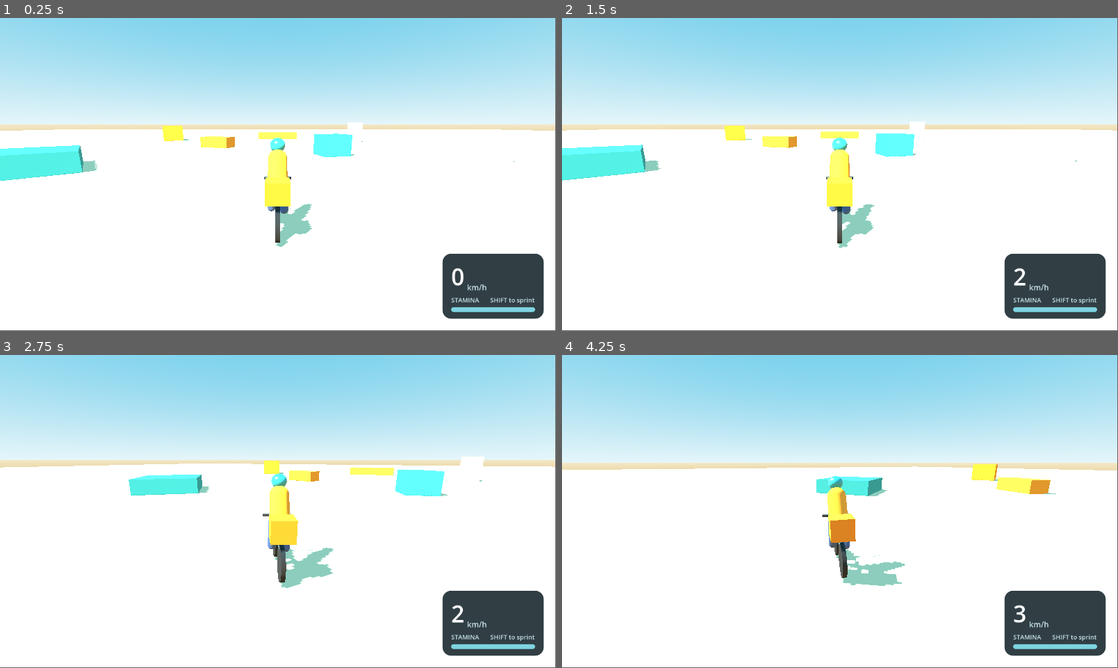
Above: before the commit, frames 1-4 (two rows, left to right).
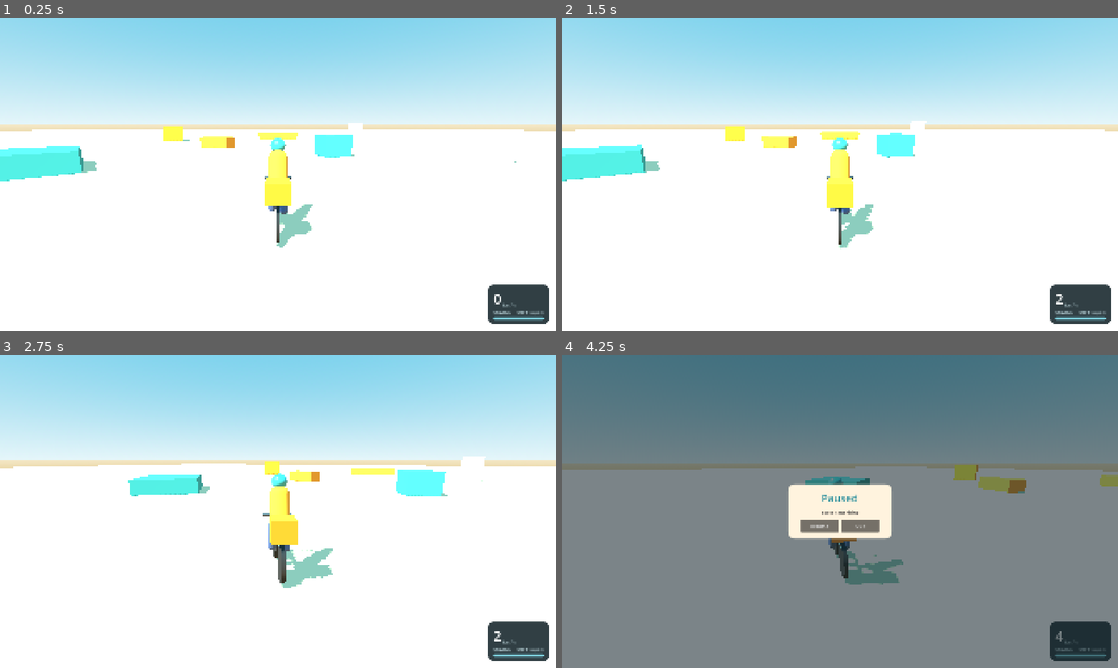
Above: after the commit, the same moments.

Repository: LouisRH47/five-stars-habibi
Game: Godot game, scene res://scenes/main.tscn
Two runs of this game, one before a commit and one after it. Both use one fixed random seed, a clock stepped at 60 frames per second and the inputs below.
Inputs:
- Up to frame 1 (0.25 s): no input
- Up to frame 2 (1.5 s): tap Enter at 0.5 s; hold D (steer_right) 0.53-1.28 s; hold Shift (sprint) 0.53-1.28 s; tap R (reset_bike, bound only after the commit) at 1.25 s; hold S (move_back) from 1.28 s (still down); tap Shift (sprint) at 1.35 s
- Up to frame 3 (2.75 s): release S (move_back) at 2.03 s; hold D (steer_right) from 2.03 s (still down); hold Shift (sprint) from 2.03 s (still down)
- Up to frame 4 (4.25 s): release D (steer_right) at 2.78 s; release Shift (sprint) at 2.78 s; hold W (move_forward) 2.78-3.53 s; tap Shift (sprint) at 2.85 s; hold A (steer_left) from 3.53 s (still down); hold Shift (sprint) from 3.53 s (still down); tap Escape (pause, bound only after the commit) at 4.15 s
In our replay, the window is 799x449 before the commit and 800x450 after it. These sizes can differ from the game's own. Grey fills any space a smaller window leaves; there, only what the larger window draws over its background counts as a difference.

The runs differ from the first frame. In frame 1, 3.8% of the frame differs, in the area x 0-100%, y 0-98%; in frame 2, 3.9%; in frame 3, 3.9%; in frame 4, 99%, in the area x 0-100%, y 0-100%.

Commit message:
Review fixes: tighten PRD rules, reorder build plan, pause, reset and smoke test
PRD: one rating window, meter bands and time target, star formula,
Heat renamed Freshness, XP builds a Rider Level, acceptance rate rule,
first big crash free, insurance on by default, controls table, vision
sections marked NOT NOW.

Build plan: delivery loop before the map, map split into three
data-driven sessions, obstacles after meters, menu/saving and
sound/music split. 17 sessions.

Game: Esc pause menu, R reset, fall safety net, edge walls, base
screen size with scaling, spinning wheels, headless smoke test,
HUD script no longer attached twice.

Co-Authored-By: Claude Fable 5.1 <noreply@anthropic.com>
Claude-Session: https://claude.ai/code/session_01BcgRS9tqQmN5KjJ3CF3An5

Diff:
--- a/project.godot
+++ b/project.godot
@@ -13,6 +13,13 @@
 config/name="Five Stars Habibi"
 run/main_scene="res://scenes/main.tscn"
 config/features=PackedStringArray("4.7", "Forward Plus")
+
+[display]
+
+window/size/viewport_width=1920
+window/size/viewport_height=1080
+window/stretch/mode="canvas_items"
+window/stretch/aspect="expand"
 
 [input]
 
@@ -50,6 +57,16 @@
 "events": [Object(InputEventKey,"resource_local_to_scene":false,"resource_name":"","device":16,"window_id":0,"alt_press …(195 unchanged characters)…
 ]
 }
+pause={
+"deadzone": 0.2,
+"events": [Object(InputEventKey,"resource_local_to_scene":false,"resource_name":"","device":16,"window_id":0,"alt_pressed":false,"shift_pressed":false,"ctrl_pressed":false,"meta_pressed":false,"pressed":false,"keycode":0,"physical_keycode":4194305,"key_label":0,"unicode":0,"location":0,"echo":false,"script":null)
+]
+}
+reset_bike={
+"deadzone": 0.2,
+"events": [Object(InputEventKey,"resource_local_to_scene":false,"resource_name":"","device":16,"window_id":0,"alt_pressed":false,"shift_pressed":false,"ctrl_pressed":false,"meta_pressed":false,"pressed":false,"keycode":0,"physical_keycode":82,"key_label":0,"unicode":0,"location":0,"echo":false,"script":null)
+]
+}
 
 [physics]
 
--- a/scenes/main.tscn
+++ b/scenes/main.tscn
@@ -3,7 +3,7 @@
 [ext_resource type="Script" path="res://scripts/bike.gd" id="1_0wfyh"]
 [ext_resource type="Script" path="res://scripts/follow_camera.gd" id="2_sugp2"]
 [ext_resource type="PackedScene" path="res://ui/hud.tscn" id="3_jyhfs"]
-[ext_resource type="Script" path="res://scripts/hud.gd" id="4_tbgi4"]
+[ext_resource type="PackedScene" path="res://ui/pause_menu.tscn" id="4_pause"]
 
 [sub_resource type="ProceduralSkyMaterial" id="ProceduralSkyMaterial_jyhfs"]
 sky_top_color = Color(0.30980393, 0.6627451, 0.8392157, 1)
@@ -30,6 +30,12 @@
 material = SubResource("StandardMaterial3D_tipki")
 size = Vector3(200, 1, 200)
 
+[sub_resource type="BoxShape3D" id="BoxShape3D_edge_ns"]
+size = Vector3(204, 6, 2)
+
+[sub_resource type="BoxShape3D" id="BoxShape3D_edge_ew"]
+size = Vector3(2, 6, 204)
+
 [sub_resource type="BoxShape3D" id="BoxShape3D_choun"]
 size = Vector3(2, 1.5, 2)
 
@@ -202,6 +208,24 @@
 [node name="Mesh" type="MeshInstance3D" parent="Ground" unique_id=1460711159]
 mesh = SubResource("BoxMesh_85g3d")
 
+[node name="EdgeWalls" type="StaticBody3D" parent="." unique_id=1507244900]
+
+[node name="North" type="CollisionShape3D" parent="EdgeWalls" unique_id=1507244901]
+transform = Transform3D(1, 0, 0, 0, 1, 0, 0, 0, 1, 0, 3, -101)
+shape = SubResource("BoxShape3D_edge_ns")
+
+[node name="South" type="CollisionShape3D" parent="EdgeWalls" unique_id=1507244902]
+transform = Transform3D(1, 0, 0, 0, 1, 0, 0, 0, 1, 0, 3, 101)
+shape = SubResource("BoxShape3D_edge_ns")
+
+[node name="East" type="CollisionShape3D" parent="EdgeWalls" unique_id=1507244903]
+transform = Transform3D(1, 0, 0, 0, 1, 0, 0, 0, 1, 101, 3, 0)
+shape = SubResource("BoxShape3D_edge_ew")
+
+[node name="West" type="CollisionShape3D" parent="EdgeWalls" unique_id=1507244904]
+transform = Transform3D(1, 0, 0, 0, 1, 0, 0, 0, 1, -101, 3, 0)
+shape = SubResource("BoxShape3D_edge_ew")
+
 [node name="Boxes" type="Node3D" parent="." unique_id=1699862601]
 
 [node name="Box1" type="StaticBody3D" parent="Boxes" unique_id=2045494571]
@@ -327,6 +351,7 @@
 script = ExtResource("2_sugp2")
 target = NodePath("../Bike")
 
-[node name="HUD" type="CanvasLayer" parent="." unique_id=1036215161 node_paths=PackedStringArray("bike") instance=ExtResource("3_jyhfs")]
-script = ExtResource("4_tbgi4")
+[node name="HUD" parent="." unique_id=1036215161 node_paths=PackedStringArray("bike") instance=ExtResource("3_jyhfs")]
 bike = NodePath("../Bike")
+
+[node name="PauseMenu" parent="." unique_id=1507244800 instance=ExtResource("4_pause")]
--- a/scripts/bike.gd
+++ b/scripts/bike.gd
@@ -1,7 +1,7 @@
 extends CharacterBody3D
 ## The player's bicycle.
 ## W / Up arrow = pedal, S / Down arrow = brake (then roll backwards),
-## A / D or Left / Right = steer, Space = handbrake, Shift = sprint.
+## A / D or Left / Right = steer, Space = handbrake, Shift = sprint, R = back to start.
 ## Tuning numbers are in scripts/game_config.gd.
 
 ## Sent when the bike hits something. strength is 0 (tiny tap) to 1 (full-speed, head-on).
@@ -18,16 +18,37 @@
 
 var _steer := 0.0
 var _bump_cooldown := 0.0
+var _start_transform: Transform3D
 
 @onready var _model: Node3D = $Model
+@onready var _front_wheel: Node3D = $Model/FrontWheel
+@onready var _rear_wheel: Node3D = $Model/RearWheel
+
+
+func _ready() -> void:
+	# Remember where the bike started so R can put it back there.
+	_start_transform = global_transform
 
 
 func _physics_process(delta: float) -> void:
+	if Input.is_action_just_pressed("reset_bike"):
+		reset_to_start()
+		return
 	_update_stamina_and_speed(delta)
 	_update_steering(delta)
 	_move(delta)
 	_update_lean(delta)
+	_spin_wheels(delta)
 	_bump_cooldown = maxf(_bump_cooldown - delta, 0.0)
+
+
+## Puts the bike back where it started, standing still. Used by the R key
+## and when the bike falls off the world.
+func reset_to_start() -> void:
+	global_transform = _start_transform
+	velocity = Vector3.ZERO
+	speed = 0.0
+	_model.rotation.z = 0.0
 
 
 func _update_stamina_and_speed(delta: float) -> void:
@@ -95,6 +116,11 @@
 		velocity.y -= GameConfig.GRAVITY * delta
 	move_and_slide()
 
+	# Safety net: if the bike somehow falls off the world, put it back.
+	if global_position.y < GameConfig.WORLD_FALL_RESET_Y:
+		reset_to_start()
+		return
+
 	# Riding into a wall or box slows you down. Head-on hits slow you the most.
 	for i in get_slide_collision_count():
 		var normal := get_slide_collision(i).get_normal()
@@ -114,3 +140,11 @@
 	var target_lean := deg_to_rad(GameConfig.BIKE_LEAN_MAX_DEG) * _steer * speed_ratio
 	var follow := 1.0 - exp(-GameConfig.BIKE_LEAN_SMOOTHING * delta)
 	_model.rotation.z = lerpf(_model.rotation.z, target_lean, follow)
+
+
+func _spin_wheels(delta: float) -> void:
+	# Wheels turn with the ground speed. The wheel meshes are tipped on their side,
+	# so spinning around their local Y axis rolls them forwards.
+	var turn := speed / GameConfig.WHEEL_RADIUS * delta
+	_front_wheel.rotate_object_local(Vector3.UP, -turn)
+	_rear_wheel.rotate_object_local(Vector3.UP, -turn)
--- a/scripts/game_config.gd
+++ b/scripts/game_config.gd
@@ -37,3 +37,5 @@
 
 # --- World ---
 const GRAVITY := 9.8
+const WORLD_FALL_RESET_Y := -20.0      # if the bike drops below this height it goes back to the start
+const WHEEL_RADIUS := 0.34            # metres, matches the wheel mesh (used to spin the wheels)
--- /dev/null
+++ b/scripts/pause_menu.gd
@@ -0,0 +1,28 @@
+extends CanvasLayer
+## Esc pauses and resumes the game. Shows a "Paused" panel with a Quit button.
+## This node keeps running while the game is paused (process_mode = Always).
+
+
+func _ready() -> void:
+	visible = false
+	$Panel/Margin/Rows/Buttons/Resume.pressed.connect(_resume)
+	$Panel/Margin/Rows/Buttons/Quit.pressed.connect(get_tree().quit)
+
+
+func _unhandled_input(event: InputEvent) -> void:
+	if event.is_action_pressed("pause"):
+		if get_tree().paused:
+			_resume()
+		else:
+			_pause()
+		get_viewport().set_input_as_handled()
+
+
+func _pause() -> void:
+	get_tree().paused = true
+	visible = true
+
+
+func _resume() -> void:
+	get_tree().paused = false
+	visible = false
--- /dev/null
+++ b/tests/smoke_test.gd
@@ -0,0 +1,67 @@
+extends SceneTree
+## Smoke test: loads the main scene, pedals for a few seconds and checks the bike
+## actually moves, sprints and stops. Run it with:
+##   /Applications/Godot.app/Contents/MacOS/Godot --path . --headless -s tests/smoke_test.gd
+## It prints PASS or FAIL lines and exits with code 1 on any failure.
+
+const STEPS := {
+	"pedal": 180,      # 3 seconds at 60 physics frames per second
+	"sprint": 180,
+	"brake": 240,
+}
+
+var _bike: CharacterBody3D
+var _frame := 0
+var _phase := "pedal"
+var _failed := false
+var _top_speed := 0.0
+
+
+func _initialize() -> void:
+	var main: Node = load("res://scenes/main.tscn").instantiate()
+	root.add_child(main)
+	_bike = main.get_node("Bike")
+	Input.action_press("move_forward")
+
+
+func _physics_process(_delta: float) -> bool:
+	_frame += 1
+	_top_speed = maxf(_top_speed, _bike.speed)
+	match _phase:
+		"pedal":
+			if _frame >= STEPS.pedal:
+				_check("bike moves when pedalling", _bike.speed > 3.0, "speed %.1f m/s" % _bike.speed)
+				_check("bike stays on the ground", _bike.is_on_floor(), "")
+				Input.action_press("sprint")
+				_frame = 0
+				_phase = "sprint"
+		"sprint":
+			if _frame >= STEPS.sprint:
+				var sprint_kmh := _top_speed * 3.6
+				_check("sprint goes faster than normal top speed", sprint_kmh > GameConfig.BIKE_MAX_SPEED_KMH + 2.0, "%.1f km/h" % sprint_kmh)
+				_check("sprinting drains stamina", _bike.stamina < GameConfig.STAMINA_MAX, "stamina %.0f" % _bike.stamina)
+				Input.action_release("sprint")
+				Input.action_release("move_forward")
+				Input.action_press("move_back")
+				_frame = 0
+				_phase = "brake"
+		"brake":
+			if _frame >= STEPS.brake:
+				_check("brake stops the bike", _bike.speed <= 0.1, "speed %.1f m/s" % _bike.speed)
+				_check("stamina refills", _bike.stamina > 30.0, "stamina %.0f" % _bike.stamina)
+				Input.action_release("move_back")
+				_finish()
+	return false
+
+
+func _check(label: String, ok: bool, detail: String) -> void:
+	if ok:
+		print("PASS: ", label, "  ", detail)
+	else:
+		_failed = true
+		print("FAIL: ", label, "  ", detail)
+
+
+func _finish() -> void:
+	print("RESULT: ", "FAIL" if _failed else "PASS")
+	quit(1 if _failed else 0)
--- /dev/null
+++ b/ui/pause_menu.tscn
@@ -0,0 +1,81 @@
+[gd_scene format=3]
+
+[ext_resource type="Script" path="res://scripts/pause_menu.gd" id="1_pause"]
+
+[sub_resource type="StyleBoxFlat" id="StyleBoxFlat_dim"]
+bg_color = Color(0.05882353, 0.1254902, 0.14901961, 0.55)
+
+[sub_resource type="StyleBoxFlat" id="StyleBoxFlat_card"]
+bg_color = Color(1, 0.9529412, 0.87058824, 1)
+corner_radius_top_left = 24
+corner_radius_top_right = 24
+corner_radius_bottom_right = 24
+corner_radius_bottom_left = 24
+
+[node name="PauseMenu" type="CanvasLayer" unique_id=1507244801]
+process_mode = 3
+layer = 10
+script = ExtResource("1_pause")
+
+[node name="Dim" type="Panel" parent="." unique_id=1507244802]
+anchors_preset = 15
+anchor_right = 1.0
+anchor_bottom = 1.0
+grow_horizontal = 2
+grow_vertical = 2
+theme_override_styles/panel = SubResource("StyleBoxFlat_dim")
+
+[node name="Panel" type="PanelContainer" parent="." unique_id=1507244803]
+custom_minimum_size = Vector2(360, 0)
+anchors_preset = 8
+anchor_left = 0.5
+anchor_top = 0.5
+anchor_right = 0.5
+anchor_bottom = 0.5
+offset_left = -180.0
+offset_top = -90.0
+offset_right = 180.0
+offset_bottom = 90.0
+grow_horizontal = 2
+grow_vertical = 2
+theme_override_styles/panel = SubResource("StyleBoxFlat_card")
+
+[node name="Margin" type="MarginContainer" parent="Panel" unique_id=1507244804]
+layout_mode = 2
+theme_override_constants/margin_left = 28
+theme_override_constants/margin_top = 22
+theme_override_constants/margin_right = 28
+theme_override_constants/margin_bottom = 22
+
+[node name="Rows" type="VBoxContainer" parent="Panel/Margin" unique_id=1507244805]
+layout_mode = 2
+theme_override_constants/separation = 14
+
+[node name="Title" type="Label" parent="Panel/Margin/Rows" unique_id=1507244806]
+layout_mode = 2
+theme_override_font_sizes/font_size = 36
+theme_override_colors/font_color = Color(0.16470589, 0.5568628, 0.6117647, 1)
+text = "Paused"
+horizontal_alignment = 1
+
+[node name="Hint" type="Label" parent="Panel/Margin/Rows" unique_id=1507244807]
+layout_mode = 2
+theme_override_font_sizes/font_size = 15
+theme_override_colors/font_color = Color(0.11764706, 0.12156863, 0.13725491, 1)
+text = "Esc to keep riding"
+horizontal_alignment = 1
+
+[node name="Buttons" type="HBoxContainer" parent="Panel/Margin/Rows" unique_id=1507244808]
+layout_mode = 2
+theme_override_constants/separation = 12
+alignment = 1
+
+[node name="Resume" type="Button" parent="Panel/Margin/Rows/Buttons" unique_id=1507244809]
+custom_minimum_size = Vector2(130, 44)
+layout_mode = 2
+text = "Resume"
+
+[node name="Quit" type="Button" parent="Panel/Margin/Rows/Buttons" unique_id=1507244810]
+custom_minimum_size = Vector2(130, 44)
+layout_mode = 2
+text = "Quit"
Not shown, changed: BUILD_PLAN.md
Not shown, changed: CLAUDE.md
Not shown, changed: PRD.md
Not shown, changed: PROGRESS.md
